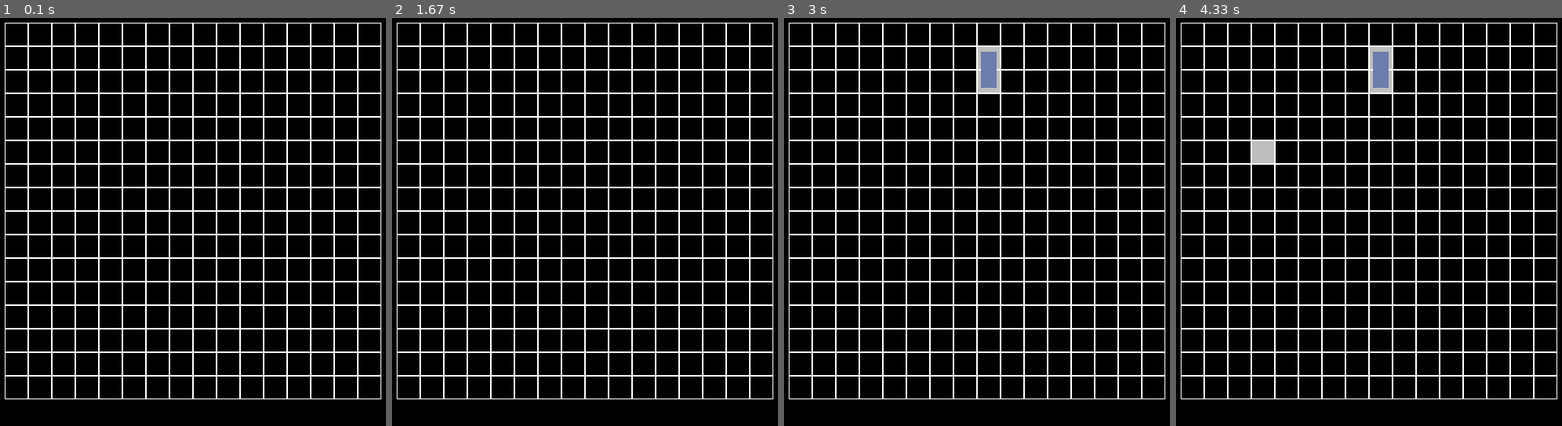
Above: before the commit, frames 1-4 (left to right).
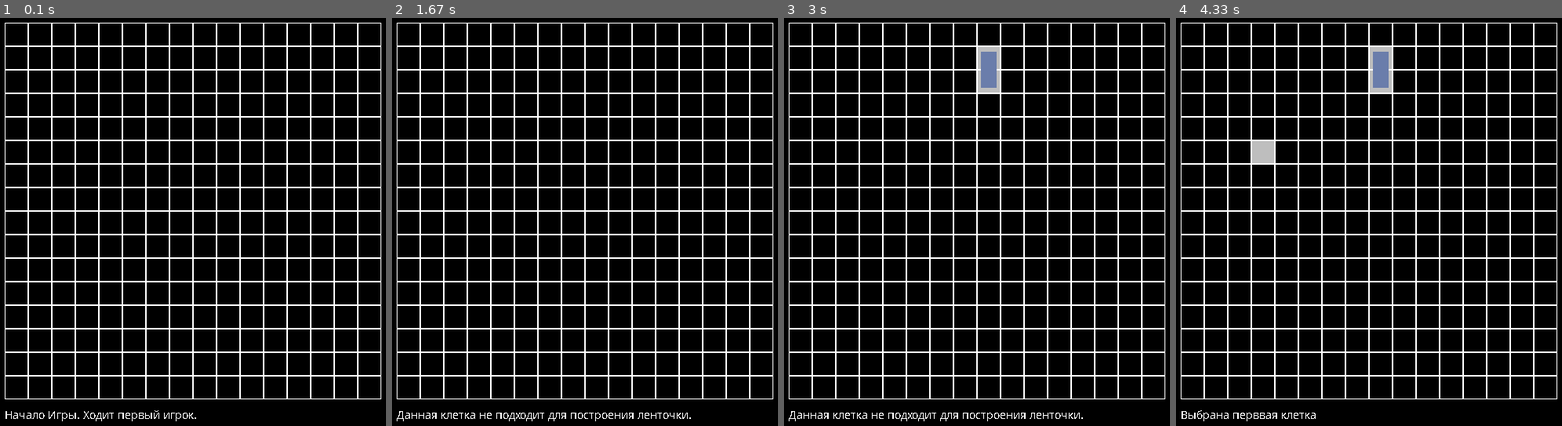
Above: after the commit, the same moments.

Repository: som-thing/yandex-pygame
Game: pygame game, started from Pygame 0.0/main.py
The game is run twice, just before and just after one commit, with the same random seed, the same clock (stepped at 60 frames per second) and the same inputs.
Inputs (mouse positions are in pixels of both pictures, inside the frame that each line leads up to):
- Up to frame 1 (0.1 s): no input
- Up to frame 2 (1.67 s): click (585, 230) at 0.38 s; click (585, 258) at 0.72 s; click (461, 164) at 1.05 s; click (727, 381) at 1.38 s
- Up to frame 3 (3 s): click (984, 87) at 1.72 s; click (988, 58) at 2.05 s; click (965, 156) at 2.38 s; click (922, 140) at 2.72 s
- Up to frame 4 (4.33 s): click (1473, 193) at 3.05 s; click (1492, 222) at 3.38 s; click (1380, 58) at 3.72 s; click (1253, 148) at 4.05 s

The runs differ from the first frame. In frame 1, 0.3% of the frame differs, in the area x 1-51%, y 96-99%; in frame 2, 0.4%, in the area x 1-78%, y 96-99%; in frame 3, 0.4%; in frame 4, 0.2%.

Commit message:
added captions below the field

Diff:
--- a/Pygame 0.0/main.py
+++ b/Pygame 0.0/main.py
@@ -56,11 +56,12 @@
         cell = self.get_cell(mouse_pos)
         if cell:  # проверка, нажали ли на клетку или на пустое пространство
             if self.board[cell[1]][cell[0]] == 1:
-                pass
+                text = "Эта клетка уже занята."
             elif self.flag:
                 self.on_click(cell)
                 self.first_cell = cell
                 self.flag = not self.flag
+                text = "Выбрана перввая клетка"
             else:
                 if (abs(self.first_cell[0] - cell[0]) == 1 and self.first_cell[1] == cell[1]) \
                         or (abs(self.first_cell[1] - cell[1]) == 1 and self.first_cell[0] == cell[0]):
@@ -78,9 +79,12 @@
                         self.ribbons[self.first_cell] = ["down", self.move]
                         self.ribbons[cell] = ["up", self.move]
                     self.move = 2 if self.move == 1 else 1
+                    text = f"Ход игрока {self.move}"
                 else:
                     self.begin(self.first_cell)
+                    text = 'Данная клетка не подходит для построения ленточки.'
                 self.flag = not self.flag
+            return text
 
     def get_cell(self, mouse_pos):
         for y in range(self.height):
@@ -120,6 +124,10 @@
 
 def main():
     pygame.init()
+    pygame.font.init()
+    my_font = pygame.font.SysFont('Comic Sans MS', 15)
+    text_surface = my_font.render('Начало Игры. Ходит первый игрок.', False, (255, 255, 255))
+
     size = 500, 550
     screen = pygame.display.set_mode(size)
     pygame.display.set_caption("Ленточки")
@@ -127,17 +135,23 @@
     board = Board(16, 16)
     board.set_view(10, 10, 30)
     running = True
+    victory = False
 
     while running:
         for event in pygame.event.get():
             if event.type == pygame.QUIT:
                 running = False
             elif event.type == pygame.MOUSEBUTTONDOWN:
-                board.get_click(event.pos)
-                if board.win_check():
-                    print(f"победа {1 if board.move == 2 else 2}")
+                if not victory:
+                    text = board.get_click(event.pos)
+                    if text:
+                        text_surface = my_font.render(text, False, (255, 255, 255))
+                    if board.win_check():
+                        text_surface = my_font.render(f'Победил игрок {1 if board.move == 2 else 2}.', False,
+                                                      (255, 255, 255))
         screen.fill((0, 0, 0))
         board.render(screen)
+        screen.blit(text_surface, (10, 500))
         pygame.display.flip()
     pygame.quit()
 
Not shown, changed: Pygame 0.0/TODO.txt
